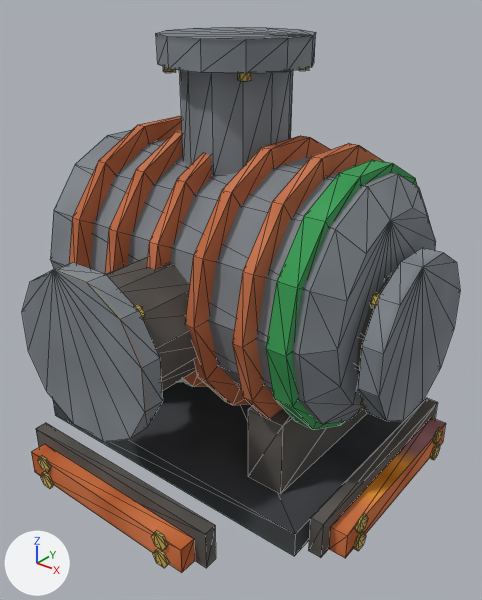
The OBJ model src/main/resources/assets/eln/model/condenser50v/condenser50v.obj, before and after one commit.
Rendered twice from a camera (50 mm lens) standing at (0.969, -1.197, 0.609) and looking at (0.039, -0.034, -0.112). The lights are fixed; the arrows at lower left show +X, +Y and +Z. The older version comes first. Mesh edges are drawn as thin lines. Where no turn or scale is listed for an object, it has been applied to the vertices.

Names of what the first picture shows: 'duct_back', 'duct_right', 'main'.
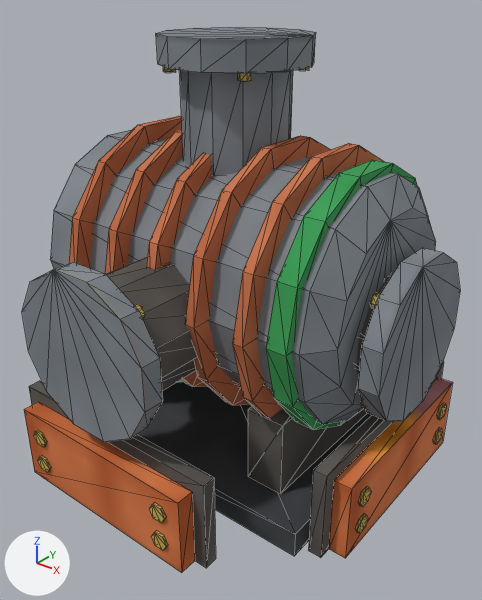
What differs and where, as boxes (x1, y1, x2, y2) in the pictures (482 x 600 px; the box of a moved part takes in the faces that stretch with it):
'main', reshaped
    before: (31, 27, 446, 573)
    after: (24, 27, 452, 573)
part 1 of me_main, moved or reshaped
    before: (41, 472, 54, 489)
    after: (34, 430, 47, 447)
part 2 of me_main, moved or reshaped
    before: (153, 549, 170, 568)
    after: (149, 503, 166, 523)
part 3 of me_main, moved or reshaped
    before: (354, 531, 366, 551)
    after: (358, 486, 371, 507)
part 4 of me_main, moved or reshaped
    before: (430, 444, 440, 460)
    after: (437, 403, 446, 420)
part 5 of me_main, moved or reshaped
    before: (38, 474, 347, 573)
    after: (35, 471, 351, 573)
part 6 of me_main, moved or reshaped
    before: (311, 398, 446, 558)
    after: (313, 361, 452, 558)
part 7 of me_main, moved or reshaped
    before: (31, 423, 215, 551)
    after: (24, 381, 213, 503)

The change, as a list of edits to the scene's bpy script:
```text
Change me_main:
    used by ob_main; location = (0.0, 0.0, 0.0)
    remove me_main.from_pydata(...)  # 816 vertices, 1204 faces; spans x -0.5..0.5, y -0.5..0.5, z -0.513..0.5
    add me_main.from_pydata(...)  # 816 vertices, 1204 faces; spans x -0.5..0.5, y -0.5..0.5, z -0.5..0.5
    me_main part 1: the loose piece of 12 vertices spanning x -0.216..-0.172, y -0.5..-0.494, z -0.513..-0.475 is moved by (0.0, 0.0, 0.125)
    me_main part 2: the loose piece of 12 vertices spanning x 0.172..0.216, y -0.5..-0.494, z -0.513..-0.475 is moved by (0.0, 0.0, 0.125)
    me_main part 3: the loose piece of 12 vertices spanning x 0.494..0.5, y -0.216..-0.172, z -0.513..-0.475 is moved by (0.0, 0.0, 0.125)
    me_main part 4: the loose piece of 12 vertices spanning x 0.494..0.5, y 0.172..0.216, z -0.513..-0.475 is moved by (0.0, 0.0, 0.125)
    me_main part 5: 8 of the vertices in x 0.25..0.494, y -0.494..-0.25, z -0.437..-0.406 are moved by (0.0, 0.0, 0.125)
    me_main part 6: 8 of the vertices in x 0.25..0.494, y 0.25..0.494, z -0.438..-0.406 are moved by (0.0, 0.0, 0.125)
    me_main part 7: 4 of the vertices in x -0.281..-0.25, y -0.494..-0.422, z -0.437..-0.406 are moved by (0.0, 0.0, 0.125)
    other edits to the shape of me_main do not show in these pictures
```
